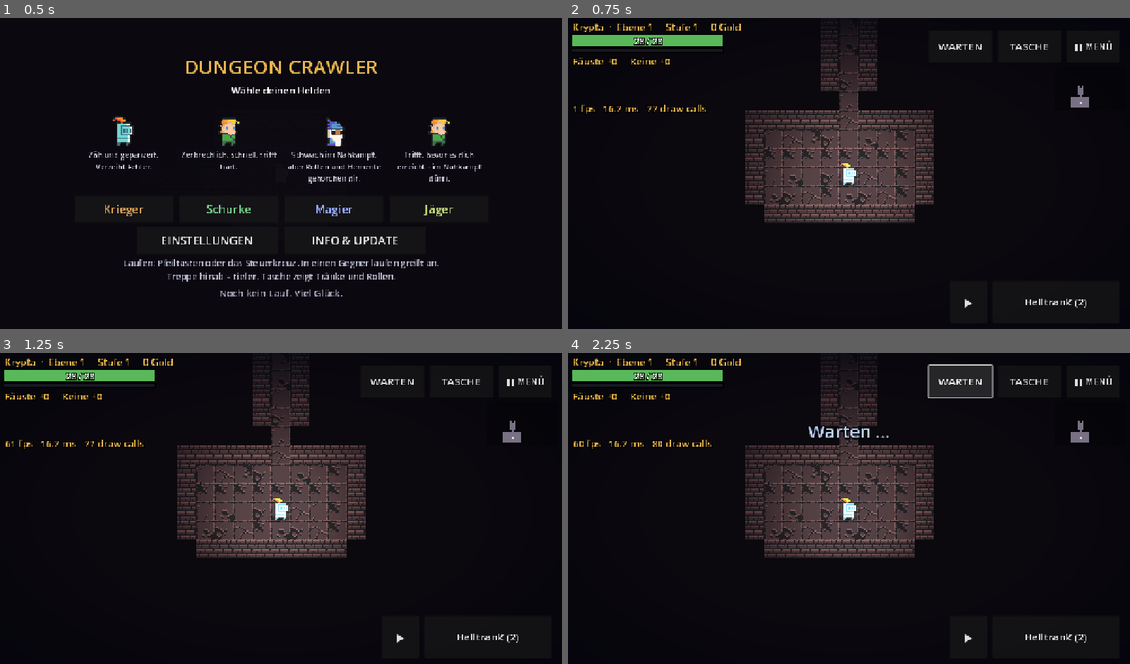
Above: before the commit, frames 1-4 (two rows, left to right).
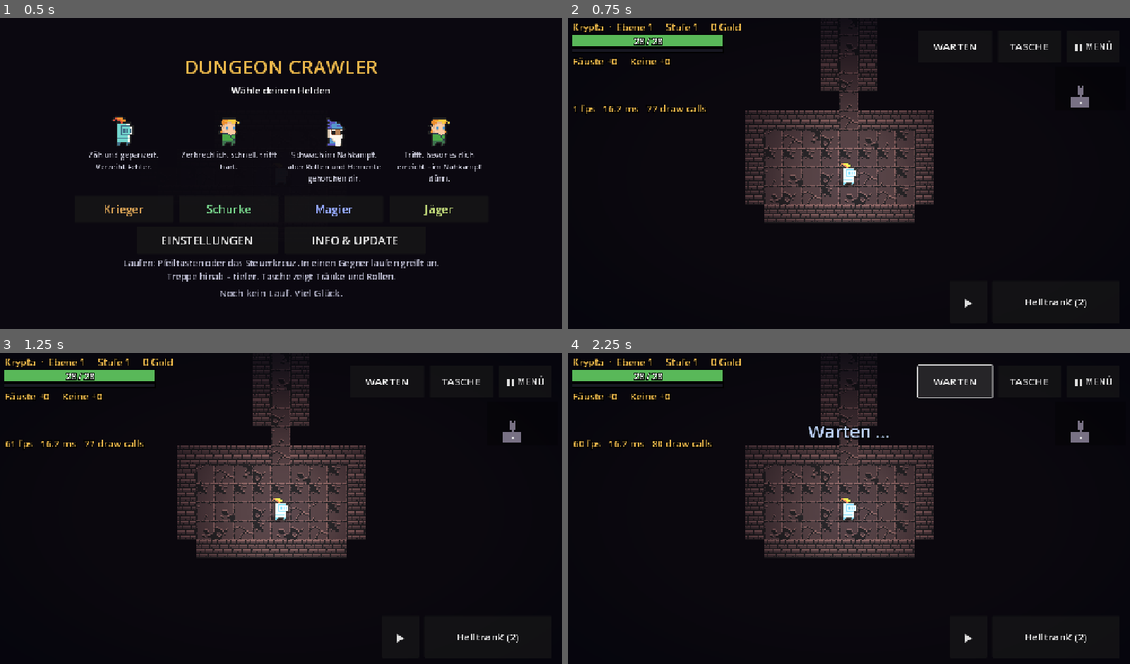
Above: after the commit, the same moments.

Repository: GermanDudeXX/dungeon-crawler
Game: Godot game, scene res://scenes/main.tscn
Two runs of this game, one before a commit and one after it. Both use one fixed random seed, a clock stepped at 60 frames per second and the inputs below.
Inputs:
- Up to frame 1 (0.5 s): no input
- Up to frame 2 (0.75 s): click "Krieger" at 0.5 s
- Up to frame 3 (1.25 s): no input
- Up to frame 4 (2.25 s): click "Heiltrank (2)" at 1.25 s; click "WARTEN" at 2 s

Frame 1 is identical in both runs. In frame 2, 0.1% of the frame differs, in the area x 65-74%, y 8-11%; in frame 3, 0.1%; in frame 4, 0.3%, in the area x 62-74%, y 3-15%.

Commit message:
Godot 1.6.1: der Warteknopf schlägt zu, wenn etwas danebensteht
Warten ist kein Kampfzug. Wer neben einem wachen Gegner stehen bleibt,
schenkt ihm einen Schlag und muss danach trotzdem zuschlagen. Also heißt
derselbe Knopf ANGREIFEN, solange etwas Waches in Reichweite steht, und
schlägt zu.

Bei mehreren Nachbarn trifft er den mit den wenigsten Lebenspunkten - ein
Kampf ist am kürzesten, wenn zuerst etwas aufhört zurückzuschlagen.
Schlafende lässt er in Ruhe: etwas Schlafendes neben dir ist die
Gelegenheit vorbeizugehen, und ein Knopf, der ungefragt den Raum weckt,
verliert Läufe. Schritte, die der Held ohnehin nicht gehen dürfte, zählen
nicht als Reichweite - eine Diagonale bei vier Richtungen, oder eine, die
um eine Ecke schneiden würde.

Beim ersten Mal erklärt sich der Knopf und hält den Schlag zurück, bis
bestätigt wird: ein Knopf, der hinter deinem Rücken seine Bedeutung
wechselt, wird aus Versehen gedrückt, und der Irrtum kostet hier einen Zug
und einen Schlag ins Gesicht. Danach kommt die Erklärung nie wieder -
auch nicht, wenn abgebrochen wird. Der Punkt war, es einmal gesagt zu
bekommen, nicht so lange gefragt zu werden, bis die Antwort ja ist.

Co-Authored-By: Claude Opus 5 <noreply@anthropic.com>
Claude-Session: https://claude.ai/code/session_01WQiUvBCjkdxtXigdz77eh9

Diff:
--- a/godot/project.godot
+++ b/godot/project.godot
@@ -17,7 +17,7 @@
 config/name="Dungeon Crawler (Godot)"
 ; What the update button compares against. Keep this in step with
 ; export_presets.cfg - they are two halves of the same number.
-config/version="1.6.0"
+config/version="1.6.1"
 run/main_scene="res://scenes/main.tscn"
 config/features=PackedStringArray("4.4", "GL Compatibility")
 config/icon="res://assets/classes/knight_m_idle_anim_f0.png"
--- a/godot/scripts/game.gd
+++ b/godot/scripts/game.gd
@@ -121,6 +121,9 @@
 var _options_panel: PanelContainer ## the title screen, one level down
 var _info_panel: PanelContainer
 var _info_record: Label
+var _rest_button: Button         ## waits, or hits whatever is in reach
+var _attack_panel: PanelContainer ## the one-time explanation for that
+var _attack_step := Vector2i.ZERO ## the blow the explanation is holding back
 var _buff_chips: Array = []      ## one plate per running buff
 var _buff_peak := {}             ## the longest each buff has been, to draw a share of
 var _stats_text: Label
@@ -3015,6 +3018,8 @@
 	# a step taken while that page is open is a step nobody meant.
 	if _stats_panel != null and _stats_panel.visible:
 		return true
+	if _attack_panel != null and _attack_panel.visible:
+		return true
 	if _perk_panel != null and _perk_panel.visible and player.pending_perks > 0:
 		return true
 	return false
@@ -3049,6 +3054,52 @@
 			continue
 		shoot()
 		return
+
+
+## The neighbour worth hitting, or nothing.
+##
+## Only things already awake: something asleep beside you is a chance
+## to walk away, and a button that quietly offers to wake the room is
+## a button that loses runs. Among those awake, the one closest to
+## dying - a fight is shortest when something stops swinging.
+##
+## Steps the hero could not take anyway are left out: a diagonal while
+## the four-direction setting is on, or one that would cut a corner.
+func _reachable_foe() -> Variant:
+	if player == null:
+		return null
+	var here := Vector2i(player.x, player.y)
+	var best: Variant = null
+	for monster in monsters:
+		if not monster.is_alive() or not monster.awake:
+			continue
+		var step: Vector2i = monster.cell() - here
+		if absi(step.x) > 1 or absi(step.y) > 1 or step == Vector2i.ZERO:
+			continue
+		if step.x != 0 and step.y != 0:
+			if not settings.get("diagonal", true) or _corner_cut(here, step):
+				continue
+		if best == null or monster.hp < best.hp:
+			best = monster
+	return best
+
+
+## The button in the corner: hit what is in reach, or let a turn pass.
+func rest_or_attack() -> void:
+	if busy():
+		return
+	var mark: Variant = _reachable_foe()
+	if mark == null:
+		wait_a_turn()
+		return
+	var step: Vector2i = mark.cell() - Vector2i(player.x, player.y)
+	# The first time, the button explains itself and waits to be told to
+	# go ahead. After that it simply swings.
+	if not settings.get("attack_hint_seen", false):
+		_attack_step = step
+		_show_attack_hint(mark)
+		return
+	try_move(step)
 
 
 ## Stand still for a turn.
@@ -3524,14 +3575,20 @@
 	_shoot_button.visible = false
 	_play_ui.add_child(_shoot_button)
 
-	var rest := Button.new()
-	rest.text = "WARTEN"
-	rest.custom_minimum_size = Vector2(size * 1.2, size * 0.6)
-	rest.set_anchors_preset(Control.PRESET_TOP_RIGHT)
-	rest.position = Vector2(-pad - size * 3.6, pad)
-	rest.add_theme_font_size_override("font_size", 24)
-	rest.pressed.connect(wait_a_turn)
-	_play_ui.add_child(rest)
+	# One button, two jobs, and the label says which.
+	#
+	# Waiting is not a fight move: standing still next to something
+	# awake hands it a free hit and you still have to swing afterwards.
+	# So while something is in reach the same button hits it, and while
+	# nothing is, it waits.
+	_rest_button = Button.new()
+	_rest_button.text = "WARTEN"
+	_rest_button.custom_minimum_size = Vector2(size * 1.4, size * 0.6)
+	_rest_button.set_anchors_preset(Control.PRESET_TOP_RIGHT)
+	_rest_button.position = Vector2(-pad - size * 3.8, pad)
+	_rest_button.add_theme_font_size_override("font_size", 24)
+	_rest_button.pressed.connect(rest_or_attack)
+	_play_ui.add_child(_rest_button)
 
 	var bag := Button.new()
 	bag.text = "TASCHE"
@@ -3596,6 +3653,7 @@
 	_build_dead_panel()
 	_build_setup_panel()
 	_build_stats_panel()
+	_build_attack_hint()
 	_build_options_panel()
 	_build_info_panel()
 	_build_title_panel()
@@ -4064,6 +4122,9 @@
 ## Shuts the topmost thing that is open and says whether there was one.
 ## The order is the order they sit in front of each other.
 func close_topmost() -> bool:
+	if _attack_panel != null and _attack_panel.visible:
+		_attack_never_mind()
+		return true
 	if _options_panel != null and _options_panel.visible:
 		close_options()
 		return true
@@ -5545,6 +5606,93 @@
 	column.add_child(_record_label)
 
 
+## What the button does, said once, before it does it.
+##
+## A button that changes what it does behind your back is a button that
+## gets pressed by mistake, and the mistake here costs a turn and a hit
+## in the face. So the first time it would swing, it explains itself and
+## waits to be told to go ahead. Once.
+func _build_attack_hint() -> void:
+	_attack_panel = PanelContainer.new()
+	_attack_panel.custom_minimum_size = Vector2(760, 400)
+	_attack_panel.visible = false
+	_solid_panel(_attack_panel)
+	_hud.add_child(_centred(_attack_panel))
+
+	var column := VBoxContainer.new()
+	column.add_theme_constant_override("separation", 14)
+	_attack_panel.add_child(column)
+
+	var heading := Label.new()
+	heading.text = "Achtung: dieser Knopf greift an"
+	heading.horizontal_alignment = HORIZONTAL_ALIGNMENT_CENTER
+	heading.autowrap_mode = TextServer.AUTOWRAP_WORD_SMART
+	heading.custom_minimum_size = Vector2(700, 0)
+	heading.add_theme_font_size_override("font_size", 32)
+	heading.add_theme_color_override("font_color", Color(1.0, 0.66, 0.40))
+	column.add_child(heading)
+
+	var body := Label.new()
+	body.name = "body"
+	body.horizontal_alignment = HORIZONTAL_ALIGNMENT_CENTER
+	body.autowrap_mode = TextServer.AUTOWRAP_WORD_SMART
+	body.custom_minimum_size = Vector2(700, 0)
+	body.add_theme_font_size_override("font_size", 21)
+	body.add_theme_color_override("font_color", Color(0.84, 0.84, 0.90))
+	column.add_child(body)
+
+	var yes := Button.new()
+	yes.text = "ANGREIFEN"
+	yes.custom_minimum_size = Vector2(0, 70)
+	yes.add_theme_font_size_override("font_size", 28)
+	yes.pressed.connect(_attack_anyway)
+	column.add_child(yes)
+
+	var no := Button.new()
+	no.text = "DOCH NICHT"
+	no.custom_minimum_size = Vector2(0, 60)
+	no.add_theme_font_size_override("font_size", 24)
+	no.pressed.connect(_attack_never_mind)
+	column.add_child(no)
+
+
+func _show_attack_hint(mark) -> void:
+	if _attack_panel == null:
+		return
+	var body: Label = _attack_panel.find_child("body", true, false)
+	if body != null:
+		body.text = ("Solange etwas Waches direkt neben dir steht, heißt dieser"
+			+ " Knopf ANGREIFEN und schlägt zu - hier auf %s.\n\n"
+			+ "Das kostet einen Zug wie jede andere Handlung, und danach sind"
+			+ " die Gegner dran: der Getroffene schlägt zurück, wenn er noch"
+			+ " steht.\n\n"
+			+ "Stehen mehrere neben dir, trifft er den mit den wenigsten"
+			+ " Lebenspunkten. Schlafende lässt er in Ruhe - an denen kommst"
+			+ " du vorbei, wenn du willst.\n\n"
+			+ "Du kannst wie bisher auch einfach in einen Gegner hineinlaufen."
+			+ " Diese Erklärung kommt nur dieses eine Mal.") % mark.display_name
+	_attack_panel.get_parent().move_to_front()
+	_attack_panel.visible = true
+
+
+func _attack_anyway() -> void:
+	settings["attack_hint_seen"] = true
+	Settings.write(settings)
+	_attack_panel.visible = false
+	if _attack_step != Vector2i.ZERO:
+		try_move(_attack_step)
+	_attack_step = Vector2i.ZERO
+
+
+## Backing out still counts as having read it: the point was to be told
+## once, not to be asked every time until the answer is yes.
+func _attack_never_mind() -> void:
+	settings["attack_hint_seen"] = true
+	Settings.write(settings)
+	_attack_panel.visible = false
+	_attack_step = Vector2i.ZERO
+
+
 ## The switches, one level below the title screen.
 func _build_options_panel() -> void:
 	_options_panel = PanelContainer.new()
@@ -5903,6 +6051,11 @@
 	# The shooting button appears for whoever can shoot. It was built
 	# hidden and then never shown again, which left a ranger on a phone
 	# with auto-shooting turned off holding a bow and no way to loose it.
+	if _rest_button != null:
+		var mark: Variant = _reachable_foe()
+		_rest_button.text = "ANGREIFEN" if mark != null else "WARTEN"
+		_rest_button.add_theme_color_override("font_color",
+			Color(1.0, 0.72, 0.62) if mark != null else Color(1, 1, 1))
 	if _shoot_button != null:
 		_shoot_button.visible = player.reach() > 0
 	if _drink_button != null:
--- a/godot/scripts/selftest.gd
+++ b/godot/scripts/selftest.gd
@@ -87,6 +87,7 @@
 	_check_bow()
 	_check_auto_shoot()
 	_check_difficulty_sight()
+	_check_rest_button()
 	_check_captive()
 	_check_floor_memory()
 	_check_elements()
@@ -485,6 +486,55 @@
 			landmarks += 1
 	if landmarks < 7:
 		_complain("zu wenige Bosse zwischen Ebene 2 und 15", str(landmarks))
+	_settle()
+
+## The corner button hits what is in reach and waits when nothing is.
+##
+## The dangerous half is what it must *not* do: wake something asleep,
+## reach through a wall corner, or swing at an angle while the hero has
+## asked for four directions.
+func _check_rest_button() -> void:
+	_settle()
+	_game.settings["attack_hint_seen"] = true
+	_game.settings["diagonal"] = true
+	for other in _game.monsters.duplicate():
+		_game.monsters.erase(other)
+	var here := Vector2i(_game.player.x, _game.player.y)
+	if _game._reachable_foe() != null:
+		_complain("Angriffsziel ohne Gegner")
+
+	var spot: Variant = null
+	for offset in [Vector2i(1, 0), Vector2i(-1, 0), Vector2i(0, 1), Vector2i(0, -1)]:
+		var at: Vector2i = here + offset
+		if Dungeon.is_walkable(_game.grid, at.x, at.y) and not _game.blocks(at) \
+				and not _game.taken(at):
+			spot = at
+			break
+	if spot == null:
+		_settle()
+		return
+
+	var sleeper = Entities.Monster.new("orc", 1.0, "easy")
+	sleeper.x = spot.x
+	sleeper.y = spot.y
+	sleeper.awake = false
+	sleeper.snap()
+	_game.monsters.append(sleeper)
+	if _game._reachable_foe() != null:
+		_complain("Knopf greift Schlafende an")
+
+	sleeper.awake = true
+	var mark: Variant = _game._reachable_foe()
+	if mark == null:
+		_complain("Knopf sieht den wachen Nachbarn nicht")
+	else:
+		var before: int = mark.hp
+		_game.player.max_hp = 400
+		_game.player.hp = 400
+		_game.rest_or_attack()
+		if mark.is_alive() and mark.hp >= before:
+			_complain("Knopf greift nicht an")
+	_game.monsters.erase(sleeper)
 	_settle()
 
 func _complain(what: String, detail: String = "") -> void:
--- a/godot/scripts/settings.gd
+++ b/godot/scripts/settings.gd
@@ -23,6 +23,10 @@
 	# Eight directions or four. Off means the stick and the keys give the
 	# stronger of the two axes instead of both at once.
 	"diagonal": true,
+	# Shown once, the first time the wait button is pressed as an attack.
+	# A button that changes what it does deserves one sentence of warning;
+	# it does not deserve that sentence every time.
+	"attack_hint_seen": false,
 	# Asked once, on Windows, whether the game should move itself into a
 	# proper folder. Remembered either way: an offer that comes back every
 	# single launch is not an offer, it is nagging.
Not shown, changed: godot/export_presets.cfg
Not shown, changed: CHANGELOG.md
